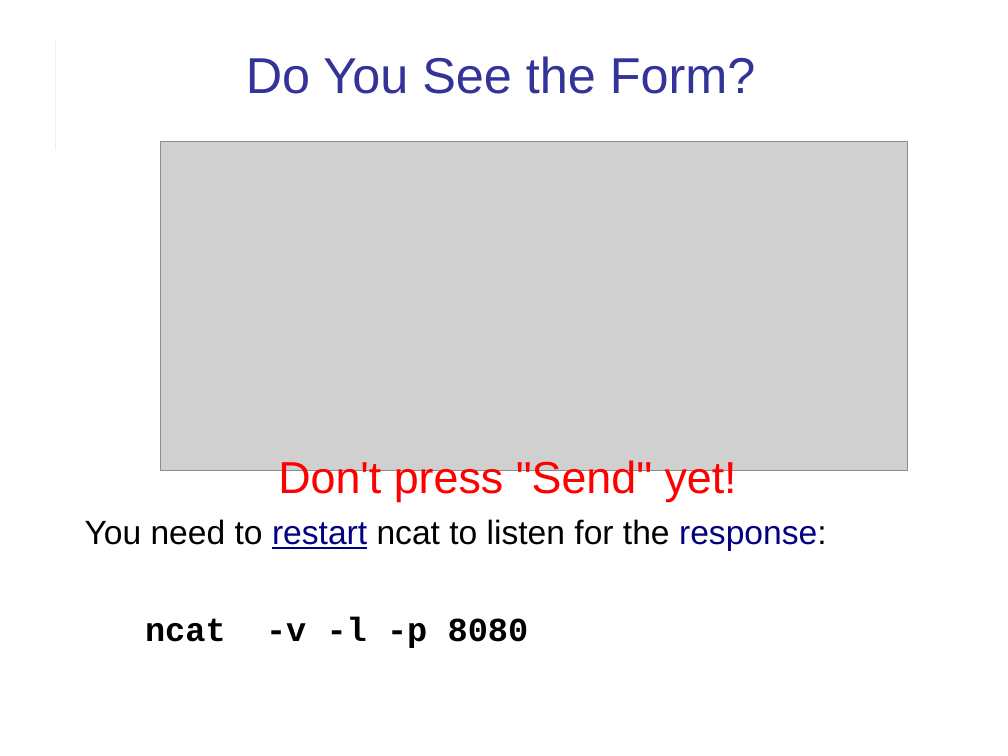
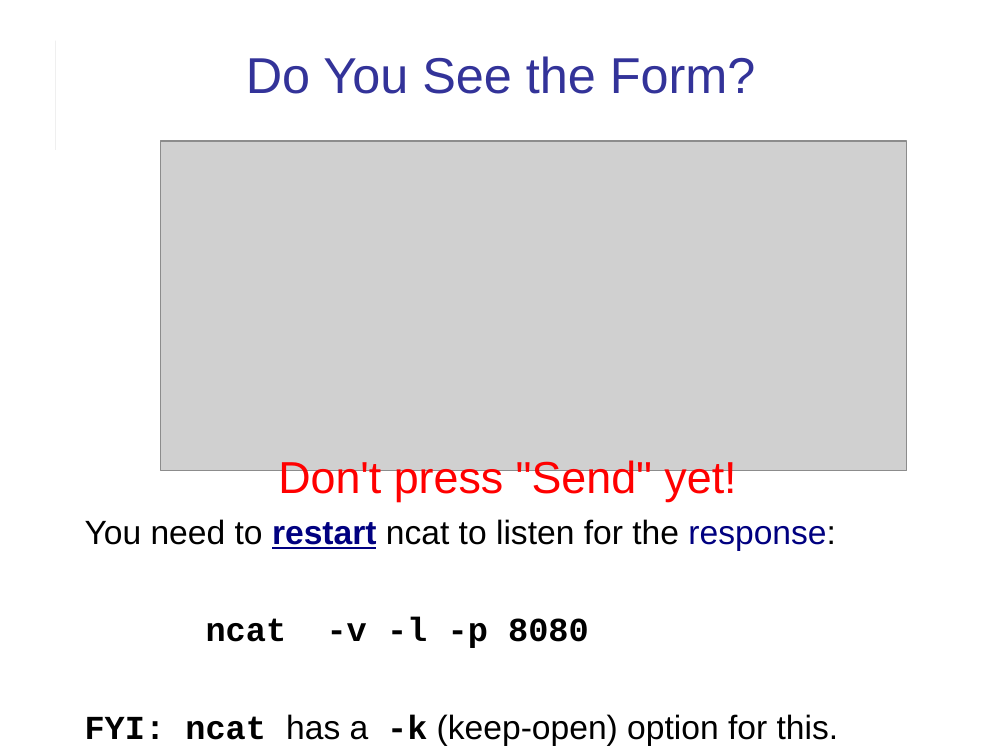
Before and after one commit to cpske/ISP, a slide deck: slide 11 of web/HTTP-in-Action.pptx. Drawn at 1008x756 pixels with LibreOffice and Linux fonts; fonts in the diff are those of the drawing; grey boxes stand for pictures. Boxes give left, top, right and bottom in pixels: in the first picture for what was removed or moved away, otherwise in the second. Text is boxed around its words. In the diff, an @@ line names an element or a change of style, - is before the commit and + after.

```diff
--- a/web/HTTP-in-Action.pptx
+++ b/web/HTTP-in-Action.pptx
@@ text at (85, 519, 836, 551): bold on in "restart" @@
@@ text at (85, 714, 839, 746): paragraph added @@
+FYI: ncat has a -k (keep-open) option for this.
```
Also in this commit, not shown: 3 other slides changed, 3 other files.
